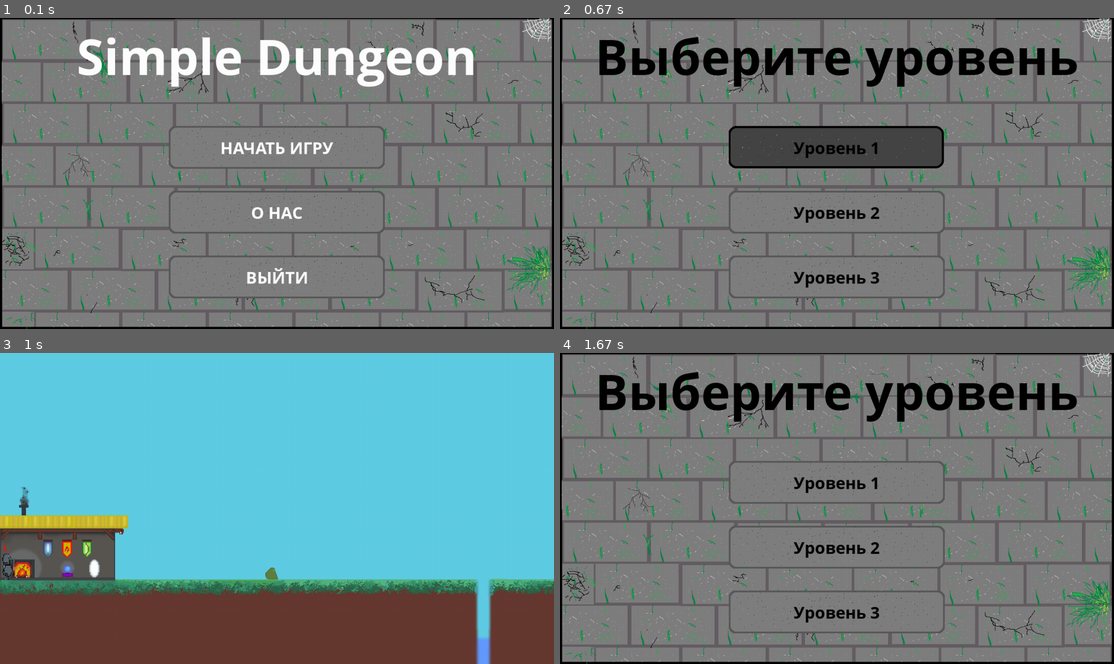
Above: before the commit, frames 1-4 (two rows, left to right).
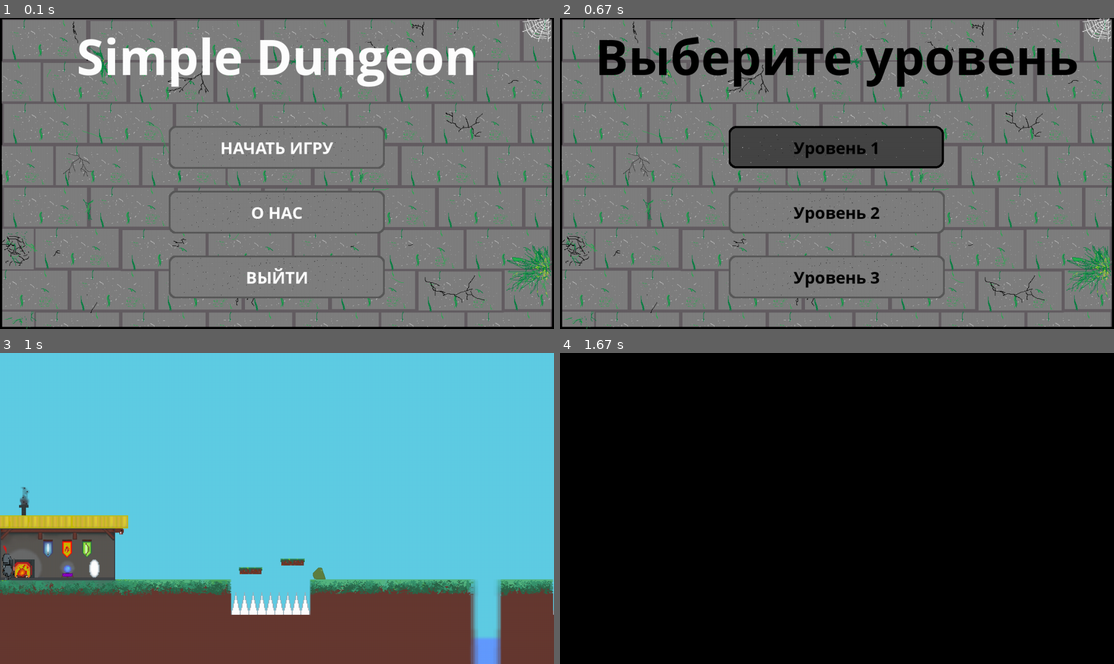
Above: after the commit, the same moments.

Repository: plov-cyber/Simple_Dungeon_PyGame
Game: pygame game, started from main.py
Same seed, same stepped clock (60 frames per second), same inputs: the game is played once before the commit and once after it.
Inputs (mouse positions are in pixels of both pictures, inside the frame that each line leads up to):
- Up to frame 1 (0.1 s): no input
- Up to frame 2 (0.67 s): click (837, 148) at 0.38 s
- Up to frame 3 (1 s): click (277, 483) at 0.72 s
- Up to frame 4 (1.67 s): hold Esc 1-1.47 s; hold D 1-1.47 s; move the mouse to (875, 573) at 1.03 s

Frames 1-2 are identical in both runs. In frame 3, 3.1% of the frame differs, in the area x 40-100%, y 66-100%; in frame 4, 94%, in the area x 0-100%, y 0-100%.

Commit message:
Добавил GAME OVER. Добавил бег игрока на LShift. Написал несколько вспомогательных функций. Добавил персонажу аттаку.

Diff:
--- a/main.py
+++ b/main.py
@@ -6,13 +6,29 @@
 pygame.init()
 
 
-def escape():
+def pause():
+    """Функция для паузы игры."""
+
+    global now_screen, pause_bg
+    now_screen = PAUSE_SCREEN
+    pause_bg = lvl_sc.copy()
+
+
+def game_over():
+    """Функция для выхода в главное меню после проигрыша."""
+
+    global now_screen, game_over_bg
+    now_screen = GAME_OVER
+    game_over_bg = lvl_sc.copy()
+    reset_level()
+
+
+def reset_level():
     """Функция выхода с уровня."""
-    global now_screen
+
     pygame.mouse.set_visible(True)
-    now_screen = LVL_CH_SCREEN
-    now_level.kill()
-    hero.kill()
+    now_level.reset()
+    hero.reset()
 
 
 def terminate():
@@ -41,6 +57,7 @@
 
 def load_image(name, colorkey=None):
     """Загружает картинку. Использует colorkey в качестве фонового цвета или делает прозрачный фон."""
+
     fullname = os.path.join('sources', name)
     try:
         image = pygame.image.load(fullname)
@@ -58,34 +75,53 @@
 
 
 class Monster(pygame.sprite.Sprite):
+    """Класс монстра. Принимает значения координаты, атаки, здоровья."""
+
     def __init__(self, x, dmg, health, d):
-        super().__init__(enemies, all_sprites)
+        """Инициализация монстра."""
+
+        super().__init__(monsters, all_sprites)
         self.image = random.choice(MNSTR_IMGS)
         self.rect = self.image.get_rect()
         self.rect.x, self.rect.y = x, Y0 + hero.rect.height - self.rect.height
         self.x0 = x
         self.vx = 1
+        self.death_vy = 2
         self.dmg = dmg
         self.health = health
+        self.full_health = health
         self.range = d
         self.right = True
         self.ticks = 0
 
     def update(self):
-        collider = pygame.sprite.spritecollideany(self, hero_group)
-        if not collider:
-            if self.right and self.x0 + self.range > self.rect.x:
-                self.rect.x += self.vx
-            else:
-                self.right = False
-
-            if not self.right and self.rect.x > self.x0:
-                self.rect.x -= self.vx
-            else:
-                self.right = True
-        elif self.ticks % 30 == 0:
-            collider.health -= self.dmg
-        self.ticks = (self.ticks + 1) % 120
+        """Двигает мостра в пределах указанных координат. Наносит урон игроку."""
+
+        if self.health <= 0:
+            self.image.set_alpha(250)
+            self.rect.y += self.death_vy
+        else:
+
+            collider = pygame.sprite.spritecollideany(self, hero_group)
+            if not collider:
+                if self.right and self.x0 + self.range > self.rect.x:
+                    self.rect.x += self.vx
+                else:
+                    self.right = False
+
+                if not self.right and self.rect.x > self.x0:
+                    self.rect.x -= self.vx
+                else:
+                    self.right = True
+            elif self.ticks % 30 == 0:
+                collider.health -= self.dmg
+            self.ticks = (self.ticks + 1) % 120
+
+    def reset(self):
+        self.health = self.full_health
+        self.rect.x = self.x0
+        self.right = True
+        self.ticks = 0
 
 
 class Platform(pygame.sprite.Sprite):
@@ -93,6 +129,7 @@
 
     def __init__(self, x, y):
         """Инициализация платформы."""
+
         super().__init__(platforms, all_sprites)
         self.image = PLATF_IMG
         self.rect = self.image.get_rect()
@@ -105,6 +142,7 @@
 
     def __init__(self):
         """Инициализация облака."""
+
         super().__init__(clouds, all_sprites)
         self.image = random.choice(CLOUD_IMGS)
         self.rect = self.image.get_rect()
@@ -114,6 +152,7 @@
 
     def update(self):
         """Обновление координат облака."""
+
         if self.rect.x < now_level.rect.x - self.rect.width or self.rect.x > 6144:
             self.kill()
         else:
@@ -125,16 +164,18 @@
 
     def __init__(self, image, enemies, platforms):
         """Инициализация уровня."""
+
         super().__init__(level, all_sprites)
         self.image = image
         self.diff = 0
         self.rect = self.image.get_rect()
         self.rect.x, self.rect.y = 0, -500
-        self.enemies = enemies
-        self.platforms = platforms
+        self.enemies = pygame.sprite.Group(enemies)
+        self.platforms = pygame.sprite.Group(platforms)
 
     def update(self):
         """Обновление всех спрайтов уровня."""
+
         if 625 <= hero.x <= 5489:
             self.diff = hero.x - hero.rect.x + self.rect.x
             self.rect.x = -(hero.x - hero.rect.x)
@@ -148,18 +189,28 @@
             en.rect.x -= self.diff
             en.x0 -= self.diff
 
+    def reset(self):
+        """Сброс уровня."""
+
+        self.diff = 0
+        self.rect.x = 0
+        for enemy in self.enemies:
+            enemy.reset()
+
 
 class Hero(pygame.sprite.Sprite):
     """Класс главного героя. Принимает координаты."""
 
     def __init__(self, group, x, y, dmg, health):
         """Инициализация персонажа"""
+
         super().__init__(group)
         self.image = PLAYER_IMGS[2]
         self.img_count = 0
         self.rect = self.image.get_rect()
         self.rect.x, self.rect.y = x, y
         self.x = x
+        self.pos0 = (x, y)
         self.safe_x = (self.x, self.rect.x)
         self.y0 = Y0
         self.left = False
@@ -169,12 +220,15 @@
         self.jump_height = 50
         self.jump_count = 0
         self.vx = 4
+        self.full_health = health
         self.health = health
+        self.freq = 15
         self.ticks = 0
         self.dmg = dmg
 
     def move(self, x, y):
         """Движение персонажа."""
+
         self.moving = True
         if x < self.x and not self.left:
             self.left = True
@@ -195,8 +249,9 @@
 
     def update(self):
         """Обновление координат персонажа при взаимодействии с ним."""
-        if self.health <= 0:
-            escape()
+
+        if self.health <= 0 or self.rect.y == 530:
+            game_over()
 
         self.platform = False
         for platform in now_level.platforms:
@@ -222,7 +277,7 @@
             self.jump = False
             self.jump_count = 0
 
-        if self.moving and self.ticks % 10 == 0:
+        if self.moving and self.ticks % self.freq == 0:
             self.image = pygame.transform.flip(PLAYER_IMGS[self.img_count], self.left, 0)
             self.img_count = (self.img_count + 1) % 2
             self.moving = False
@@ -230,13 +285,40 @@
             self.image = pygame.transform.flip(PLAYER_IMGS[2], self.left, 0)
         self.ticks = (self.ticks + 1) % 120
 
+    def attack(self):
+        """Функция атаки персонажа."""
+
+        enemy = pygame.sprite.spritecollideany(self, now_level.enemies)
+        if enemy and self.ticks % self.freq == 0:
+            enemy.health -= self.dmg
+        if self.ticks % (self.freq // 2) == 0:
+            self.image = pygame.transform.flip(PLAYER_IMGS[self.img_count + 2], self.left, 0)
+            self.img_count = (self.img_count + 1) % 2
+        self.ticks = (self.ticks + 1) % 120
+
+    def reset(self):
+        """Сброс персонажа."""
+
+        self.ticks = 0
+        self.jump_count = 0
+        self.y0 = Y0
+        self.rect.x, self.rect.y = self.pos0
+        self.x = self.pos0[0]
+        self.safe_x = (self.x, self.rect.x)
+        self.left = False
+        self.jump = False
+        self.platform = False
+        self.moving = False
+        self.health = self.full_health
+
 
 class Button(pygame.sprite.Sprite):
     """Класс кнопки. Принимает значение ординаты y, текст и цвет текста самой кнопки."""
 
     def __init__(self, screen, group, y, txt, txt_color):
-        """Инициализация экземпляра."""
-        super().__init__(group)
+        """Инициализация экземпляра кнопки."""
+
+        super().__init__(group, all_sprites)
         self.color = txt_color
         self.screen = screen
         self.image = BTN_IMGS[0]
@@ -247,6 +329,7 @@
 
     def update(self):
         """Меняет фоновое изображение кнопки при наведении на неё."""
+
         if self.rect.collidepoint(pygame.mouse.get_pos()):
             self.image = BTN_IMGS[1]
         else:
@@ -265,6 +348,7 @@
 LVL_CH_SCREEN = 'level_choice_screen'
 LVL = 'level_screen'
 GAME_OVER = 'game_over'
+PAUSE_SCREEN = 'pause_screen'
 now_screen = MENU_SCREEN
 with open('sources/titres.txt', encoding='utf-8') as f:
     TITRES_TEXT = [i.strip() for i in f.readlines()]
@@ -272,16 +356,18 @@
 TITRES_FONT = pygame.font.SysFont('comicsansms', 50)
 MENU_BTN_TITLES = ['НАЧАТЬ ИГРУ', 'О НАС', 'ВЫЙТИ']
 LEVEL_BTN_TITLES = ['Уровень 1', 'Уровень 2', 'Уровень 3']
+PAUSE_BTN_TITLES = ['ПРОДОЛЖИТЬ', 'В ГЛАВНОЕ МЕНЮ']
 
 # Инициализация групп спрайтов.
 all_sprites = pygame.sprite.Group()
+pause_buttons = pygame.sprite.Group()
 menu_buttons = pygame.sprite.Group()
 level_buttons = pygame.sprite.Group()
 hero_group = pygame.sprite.Group()
 level = pygame.sprite.Group()
 clouds = pygame.sprite.Group()
 platforms = pygame.sprite.Group()
-enemies = pygame.sprite.Group()
+monsters = pygame.sprite.Group()
 
 # Инициализация экрана, установка оглавления и иконки приложения.
 screen = pygame.display.set_mode((WIN_WIDTH, WIN_HEIGHT))
@@ -298,13 +384,12 @@
 PLATF_IMG = pygame.transform.scale(load_image('platform.png', (95, 205, 228)), (54, 16))
 PLAYER_IMGS = [pygame.transform.scale(load_image('knight1.png'), (30, 80)),
                pygame.transform.scale(load_image('knight2.png'), (30, 80)),
-               pygame.transform.scale(load_image('knight.png'), (30, 80))]
+               pygame.transform.scale(load_image('knight.png'), (30, 80)),
+               pygame.transform.scale(load_image('slime.png'), (30, 80))]
 MNSTR_IMGS = [load_image('slime.png')]
+LVL_IMGS = [load_image('level_1.png')]
 
 # Загрузка звуков и музыки.
-load_sound(0, 'title_menu_music.mp3')
-pygame.mixer_music.set_volume(0.3)
-pygame.mixer_music.play(-1)
 btn_sound = load_sound(1, 'btn_sound.wav')
 
 # Главный герой.
@@ -312,44 +397,50 @@
 
 # Экран с титрами(О НАС).
 about_screen = pygame.Surface((WIN_WIDTH, WIN_HEIGHT))
-about_screen.blit(BACKGROUND, (0, 0))
 titre_y = WIN_HEIGHT
 
 # Главное меню игры.
 menu_screen = pygame.Surface((WIN_WIDTH, WIN_HEIGHT))
-menu_screen.blit(BACKGROUND, (0, 0))
 title_size = 120
 title_text = pygame.font.SysFont('comicsansms', title_size, bold=True).render('Simple Dungeon', 1,
                                                                               pygame.Color('white'))
-menu_screen.blit(title_text, ((WIN_WIDTH - title_text.get_width()) // 2, 5))
 
 # Экран для выбора уровня.
 l_ch_screen = pygame.Surface((WIN_WIDTH, WIN_HEIGHT))
-l_ch_screen.blit(BACKGROUND, (0, 0))
 LVL_CH_TITLE = pygame.font.SysFont('comicsansms', 120, bold=True).render('Выберите уровень', 1,
                                                                          pygame.Color('black'))
-l_ch_screen.blit(LVL_CH_TITLE, ((WIN_WIDTH - LVL_CH_TITLE.get_width()) // 2, 5))
 
 # Уровень.
 lvl_sc = pygame.Surface((WIN_WIDTH, WIN_HEIGHT))
 level_x = 0
 now_level = None
-LEVELS = [Level(pygame.transform.scale(load_image('level_1.png'), (6144, 1440)), [Monster(600, 10, 50, 200)],
+LEVELS = [Level(pygame.transform.scale(LVL_IMGS[0], (6144, 1440)), [Monster(710, 10, 50, 200)],
                 [Platform(2306, 496), Platform(2405, 476), Platform(2497, 454)])]
 ticks = 0
-hero.kill()
 
 # Экран для game over'а.
 game_over_sc = pygame.Surface((WIN_WIDTH, WIN_HEIGHT))
+game_over_sc.set_alpha(150)
+game_over_bg = LVL_IMGS[0]
+fog = pygame.Surface((WIN_WIDTH, WIN_HEIGHT))
+fog.fill((0, 0, 0))
+fog.set_alpha(150)
+GAME_OVER_TITLE = pygame.font.SysFont('comicsansms', 180, bold=True).render('GAME OVER', 1, pygame.Color('white'))
+game_over_txt = pygame.font.SysFont('comicsansms', 50).render('Нажмите любую клавишу', 1, pygame.Color('white'))
+
+# Экран паузы.
+pause_sc = pygame.Surface((WIN_WIDTH, WIN_HEIGHT))
 
 # Экраны.
 SCREENS = {MENU_SCREEN: menu_screen, ABOUT_SCREEN: about_screen, LVL_CH_SCREEN: l_ch_screen, LVL: lvl_sc,
-           GAME_OVER: game_over_sc}
+           GAME_OVER: game_over_sc, PAUSE_SCREEN: pause_sc}
 
 # Инициализация кнопок и объединение их в группы.
 for i in range(3):
     Button(menu_screen, menu_buttons, i * 150 + 250, MENU_BTN_TITLES[i], pygame.Color('white'))
     Button(l_ch_screen, level_buttons, i * 150 + 250, LEVEL_BTN_TITLES[i], pygame.Color('black'))
+    if i < 2:
+        Button(pause_sc, pause_buttons, i * 150 + 300, PAUSE_BTN_TITLES[i], pygame.Color('grey'))
 
 # Флаги.
 running = True
@@ -426,11 +517,10 @@
             for btn in level_buttons:
                 if event.type == pygame.MOUSEBUTTONUP and event.button == 1 and btn.rect.collidepoint(event.pos):
                     btn_sound.play()
-                    pygame.mouse.set_visible(False)
-                    hero = Hero(hero_group, 5, 445, 30, 100)
-                    now_screen = LVL
                     if btn.title == 'Уровень 1':
                         now_level = LEVELS[0]
+                        pygame.mouse.set_visible(False)
+                        now_screen = LVL
                     elif btn.title == 'Уровень 2':
                         pass
                     elif btn.title == 'Уровень 3':
@@ -450,28 +540,52 @@
             if event.type == pygame.QUIT:
                 terminate()
             elif event.type == pygame.KEYUP and event.key == pygame.K_ESCAPE:
-                escape()
+                pause()
 
         keys = pygame.key.get_pressed()
-        if (keys[pygame.K_SPACE] or keys[pygame.K_w]) and hero.rect.y == hero.y0:
+        if keys[pygame.K_SPACE] and hero.rect.y == hero.y0:
             hero.jump = True
         if keys[pygame.K_d]:
             hero.move(hero.x + hero.vx, hero.rect.y)
         if keys[pygame.K_a]:
             hero.move(hero.x - hero.vx, hero.rect.y)
+        if keys[pygame.K_TAB]:
+            hero.rect.y -= 100
+        if keys[pygame.K_LSHIFT]:
+            hero.vx = 5
+            hero.freq = 10
+        else:
+            hero.vx = 3
+            hero.freq = 15
+        if keys[pygame.K_w] and not(keys[pygame.K_d] or keys[pygame.K_a]):
+            hero.attack()
 
         level.draw(lvl_sc)
-        platforms.draw(lvl_sc)
-        enemies.draw(lvl_sc)
+        now_level.platforms.draw(lvl_sc)
+        now_level.enemies.draw(lvl_sc)
         hero_group.draw(lvl_sc)
         if ticks == random.randint(0, 75):
             Cloud()
         clouds.draw(lvl_sc)
         hero_group.update()
-        enemies.update()
+        now_level.enemies.update()
         level.update()
         clouds.update()
         ticks = (ticks + 1) % 75
+
+    # Код для GAME OVER.
+    elif now_screen == GAME_OVER:
+
+        for event in pygame.event.get():
+            if event.type == pygame.QUIT:
+                terminate()
+            elif event.type in [pygame.MOUSEBUTTONUP, pygame.KEYUP]:
+                now_screen = MENU_SCREEN
+
+        game_over_sc.blit(game_over_bg, (0, 0))
+        game_over_sc.blit(fog, (0, 0))
+        game_over_sc.blit(GAME_OVER_TITLE, ((WIN_WIDTH - GAME_OVER_TITLE.get_width()) // 2, 80))
+        game_over_sc.blit(game_over_txt, ((WIN_WIDTH - game_over_txt.get_width()) // 2, 300))
 
     # Обновление экрана
     screen.blit(SCREENS[now_screen], (0, 0))
Not shown, added: requirements.txt
Binary file changed: sources/level_1.png
Not shown, added: Пояснительная записка.docx
Not shown, added: Презентация.pptx
